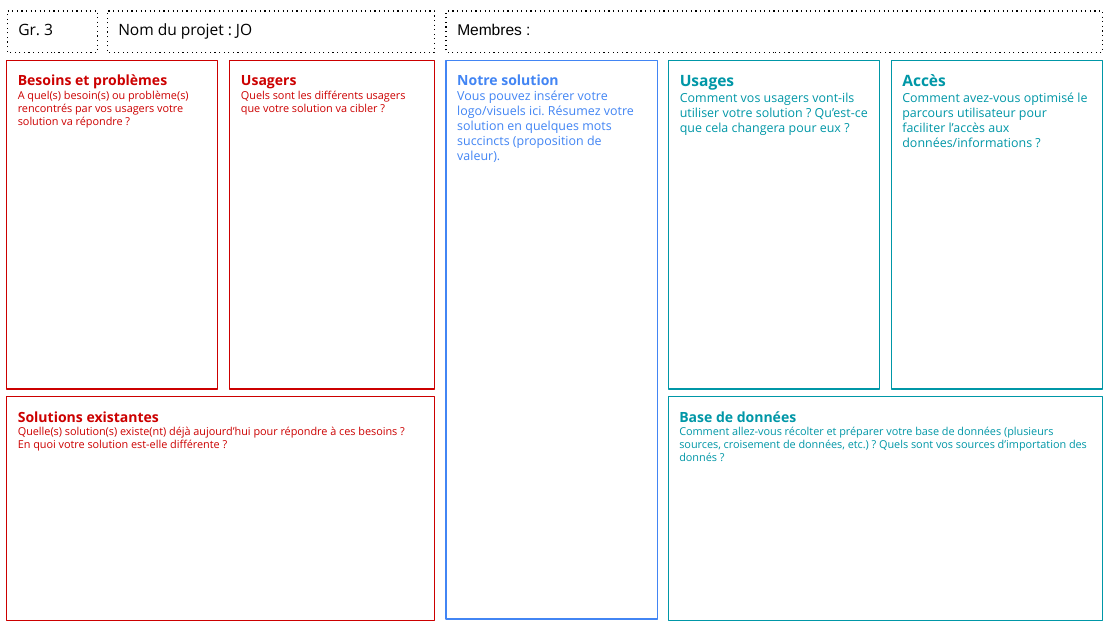
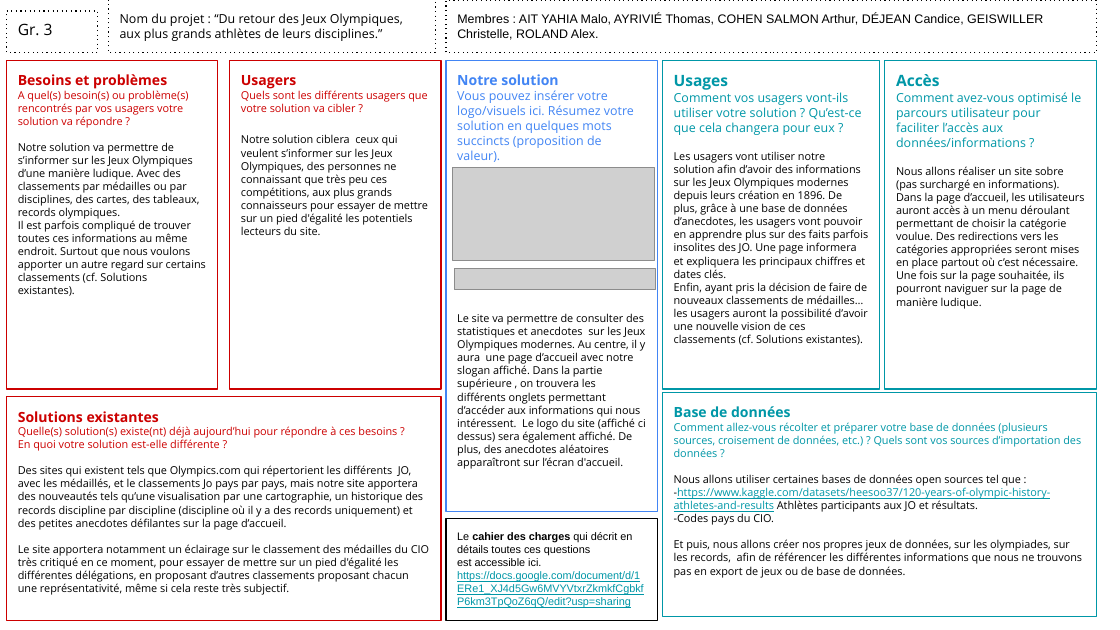
Before and after one commit to cgeiswil/PROJET_JO, a slide deck: slide 1 of Gr3 - Canevas - CDC.pptx. Drawn at 1120x630 pixels with LibreOffice and Linux fonts; fonts in the diff are those of the drawing; grey boxes stand for pictures. Boxes give left, top, right and bottom in pixels: in the first picture for what was removed or moved away, otherwise in the second. Text is boxed around its words. In the diff, an @@ line names an element or a change of style, - is before the commit and + after.

```diff
--- a/Gr3 - Canevas - CDC.pptx
+++ b/Gr3 - Canevas - CDC.pptx
@@ rectangle "Nom du projet : “Du ..." resized from (x1=108, y1=11, x2=435, y2=53) to (x1=109, y1=0, x2=436, y2=53) @@
@@ text in rectangle at (x1=120, y1=13, x2=403, y2=41): text changed; size 10 to 8 pt @@
-Nom du projet : JO
+Nom du projet : “Du retour des Jeux Olympiques, aux plus grands athlètes de leurs disciplines.”
@@ rectangle removed at (x1=446, y1=11, x2=1102, y2=53) @@
-Membres :
@@ rectangle added at (x1=446, y1=0, x2=1096, y2=53), outline #000000 0.75 pt dashed, 8 pt, text #000000 @@
+Membres : AIT YAHIA Malo, AYRIVIÉ Thomas, COHEN SALMON Arthur, DÉJEAN Candice, GEISWILLER Christelle, ROLAND Alex.
@@ rectangle "Usagers" resized from (x1=230, y1=60, x2=435, y2=390) to (x1=230, y1=60, x2=441, y2=390) @@
@@ rectangle "Notre solution" resized from (x1=446, y1=60, x2=657, y2=619) to (x1=446, y1=60, x2=657, y2=512) @@
@@ rectangle "Usages" resized from (x1=669, y1=60, x2=880, y2=390) to (x1=662, y1=60, x2=879, y2=390) @@
@@ rectangle "Accès" moved from (x1=892, y1=60, x2=1103, y2=390) to (x1=885, y1=60, x2=1096, y2=390) @@
@@ text in rectangle at (x1=18, y1=142, x2=206, y2=296): paragraphs added @@
+Notre solution va permettre de s’informer sur les Jeux Olympiques d’une manière ludique. Avec des classements par médailles ou par disciplines, des cartes, des tableaux, records olympiques.
+Il est parfois compliqué de trouver toutes ces informations au même endroit. Surtout que nous voulons apporter un autre regard sur certains classements (cf. Solutions existantes).
@@ text in rectangle at (x1=241, y1=134, x2=428, y2=235): text changed; size 10 to 7 pt; text colour #FFFFFF to #000000; bold off @@
-clients/usagers que votre solution va cibler ?
+Notre solution ciblera ceux qui veulent s’informer sur les Jeux Olympiques, des personnes ne connaissant que très peu ces compétitions, aux plus grands connaisseurs pour essayer de mettre sur un pied d'égalité les potentiels lecteurs du site.
+C Ce
@@ picture added at (x1=452, y1=168, x2=654, y2=261) @@
@@ text in rectangle at (x1=674, y1=151, x2=868, y2=345): paragraphs added @@
+Les usagers vont utiliser notre solution afin d’avoir des informations sur les Jeux Olympiques modernes depuis leurs création en 1896. De plus, grâce à une base de données d’anecdotes, les usagers vont pouvoir en apprendre plus sur des faits parfois insolites des JO. Une page informera et expliquera les principaux chiffres et dates clés.
+Enfin, ayant pris la décision de faire de nouveaux classements de médailles… les usagers auront la possibilité d’avoir une nouvelle vision de ces classements (cf. Solutions existantes).
@@ text in rectangle at (x1=896, y1=166, x2=1084, y2=309): paragraphs added @@
+Nous allons réaliser un site sobre (pas surchargé en informations). Dans la page d’accueil, les utilisateurs auront accès à un menu déroulant permettant de choisir la catégorie voulue. Des redirections vers les catégories appropriées seront mises en place partout où c’est nécessaire.
+Une fois sur la page souhaitée, ils pourront naviguer sur la page de manière ludique.
@@ picture added at (x1=454, y1=269, x2=655, y2=290) @@
@@ text in rectangle at (x1=457, y1=313, x2=646, y2=469): paragraph added @@
+Le site va permettre de consulter des statistiques et anecdotes sur les Jeux Olympiques modernes. Au centre, il y aura une page d’accueil avec notre slogan affiché. Dans la partie supérieure , on trouvera les différents onglets permettant d’accéder aux informations qui nous intéressent. Le logo du site (affiché ci dessus) sera également affiché. De plus, des anecdotes aléatoires apparaîtront sur l’écran d'accueil.
@@ rectangle "Solutions existantes" resized from (x1=7, y1=396, x2=435, y2=620) to (x1=7, y1=396, x2=441, y2=620) @@
@@ rectangle "Base de données" moved from (x1=669, y1=396, x2=1103, y2=620) to (x1=662, y1=393, x2=1096, y2=617) @@
@@ text in rectangle at (x1=18, y1=439, x2=429, y2=595): text changed; text colour #CC0000 to #000000 @@
-En quoi votre solution est-elle différente ?
+En quoi votre solution est-elle différente ?
+Des sites qui existent tels que Olympics.com qui répertorient les différents JO, avec les médaillés, et le classements Jo pays par pays, mais notre site apportera des nouveautés tels qu’une visualisation par une cartographie, un historique des records discipline par discipline (discipline où il y a des records uniquement) et des petites anecdotes défilantes sur la page d’accueil.
+Le site apportera notamment un éclairage sur le classement des médailles du CIO très critiqué en ce moment, pour essayer de mettre sur un pied d'égalité les différentes délégations, en proposant d’autres classements proposant chacun une représentativité, même si cela reste très subjectif.
@@ text in rectangle at (x1=674, y1=422, x2=1082, y2=578): text changed; text colour #0097A7 to #000000 @@
-Comment allez-vous récolter et préparer votre base de données (plusieurs sources, croisement de données, etc.) ? Quels sont vos sources d’importation des donnés ?
+Comment allez-vous récolter et préparer votre base de données (plusieurs sources, croisement de données, etc.) ? Quels sont vos sources d’importation des données ?
+Nous allons utiliser certaines bases de données open sources tel que :
+-https://www.kaggle.com/datasets/heesoo37/120-years-of-olympic-history-athletes-and-results Athlètes participants aux JO et résultats.
+-Codes pays du CIO.
+Et puis, nous allons créer nos propres jeux de données, sur les olympiades, sur les records, afin de référencer les différentes informations que nous ne trouvons pas en export de jeux ou de base de données.
@@ rectangle added at (x1=446, y1=519, x2=657, y2=620), outline #000000 0.75 pt, 7 pt, text #0097A7, underline @@
+Le cahier des charges qui décrit en détails toutes ces questions
+est accessible ici. https://docs.google.com/document/d/1ERe1_XJ4d5Gw6MVYVtxrZkmkfCgbkfP6km3TpQoZ6qQ/edit?usp=sharing
```
